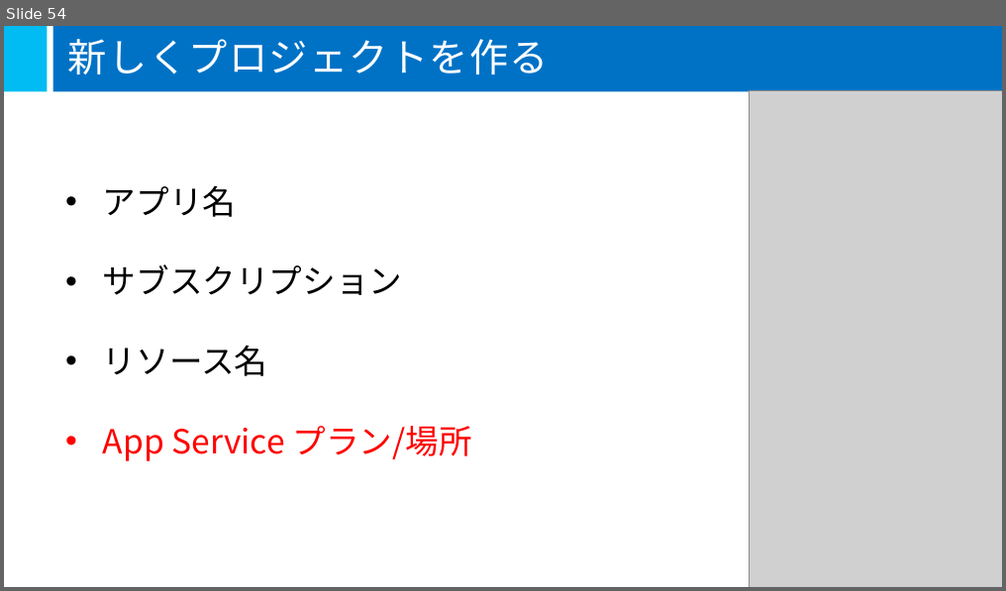
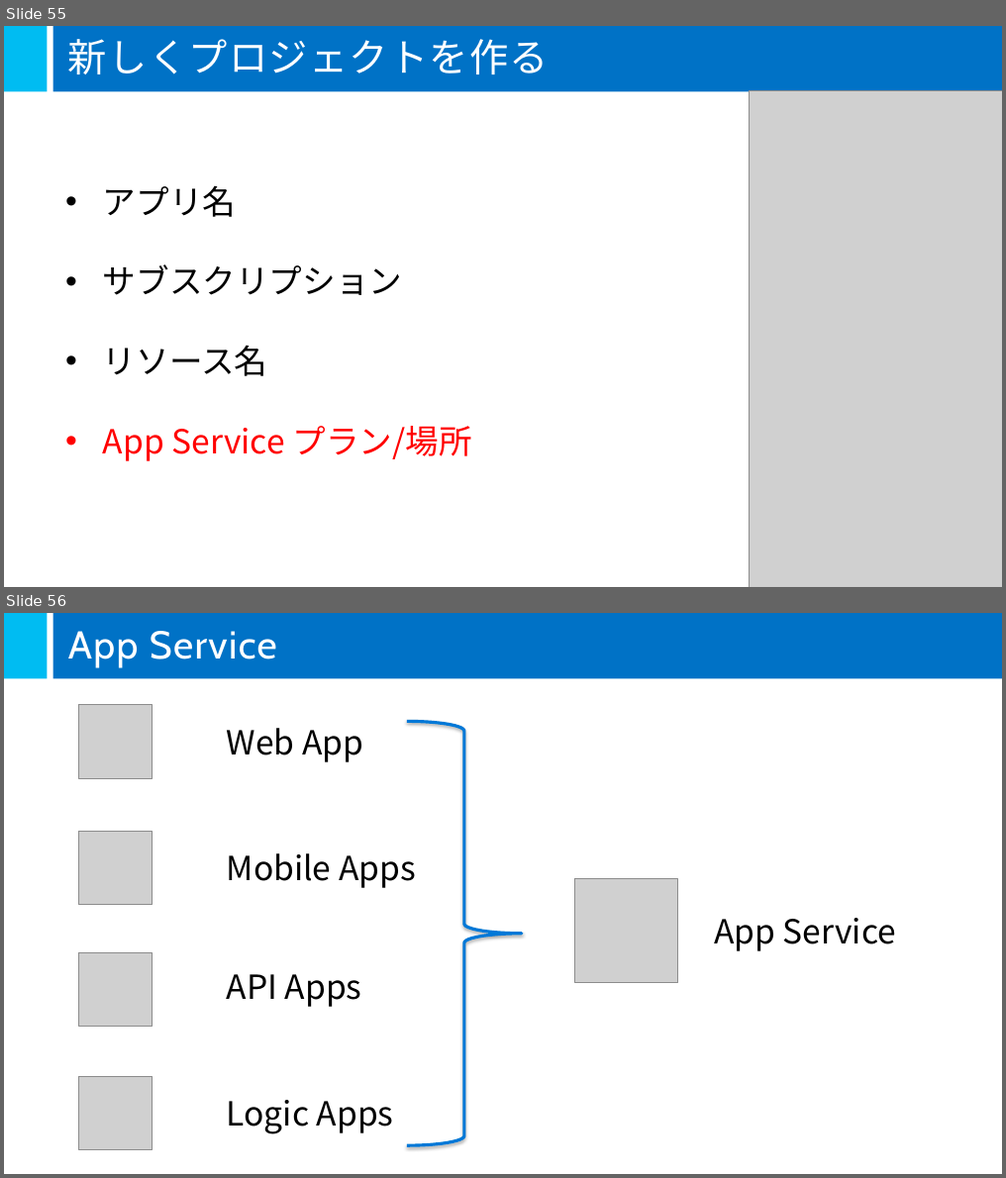
Before and after one commit to mspjp/20160611TokyoSeminar, a slide deck: 05-Microsoft Azure/05-Microsoft Azure.pptx. Shown one above the other, each under a label of ours: slide 54 before the commit, slides 55 and 56 after it. The pictures are 1006x591 and 1006x1178 pixels, drawn with LibreOffice and Linux fonts; fonts in the diff are those of the drawing; grey boxes stand for pictures. Boxes give left, top, right and bottom in pixels: in the first picture for what was removed or moved away, otherwise in the second. Text is boxed around its words. In the diff, an @@ line names an element or a change of style, - is before the commit and + after.

```diff
--- a/05-Microsoft Azure/05-Microsoft Azure.pptx
+++ b/05-Microsoft Azure/05-Microsoft Azure.pptx
@@ slide 56 added at <box>4,613,1002,1174</box>, background #FFFFFF; not listed: 2 template elements that a slide beside it also shows @@
@@ title added at <box>68,631,277,668</box>, 37.3 pt, text #FFFFFF @@
+App Service
@@ picture added at <box>78,705,152,778</box> @@
@@ text added at <box>227,728,363,762</box>, 32 pt, text #000000 @@
+Web App
@@ right brace added at <box>407,722,522,1146</box>, outline #0078D7 3 pt @@
@@ picture added at <box>78,831,152,904</box> @@
@@ text added at <box>227,854,362,1007</box>, 32 pt, text #000000 @@
+Mobile Apps
@@ picture added at <box>574,879,678,983</box> @@
@@ text added at <box>714,918,896,952</box>, 32 pt, text #000000 @@
+App Service
@@ picture added at <box>78,953,152,1026</box> @@
@@ text added at <box>227,974,394,1134</box>, 32 pt, text #000000 @@
+API Apps
@@ picture added at <box>78,1076,152,1150</box> @@
@@ text added at <box>227,1100,310,1135</box>, 32 pt, text #000000 @@
+Logic Apps
@@ what was slide 54 is now slide 55 @@
```
Also in this commit, not shown: 5 slides changed, 8 other slides added, 1 slide removed.
